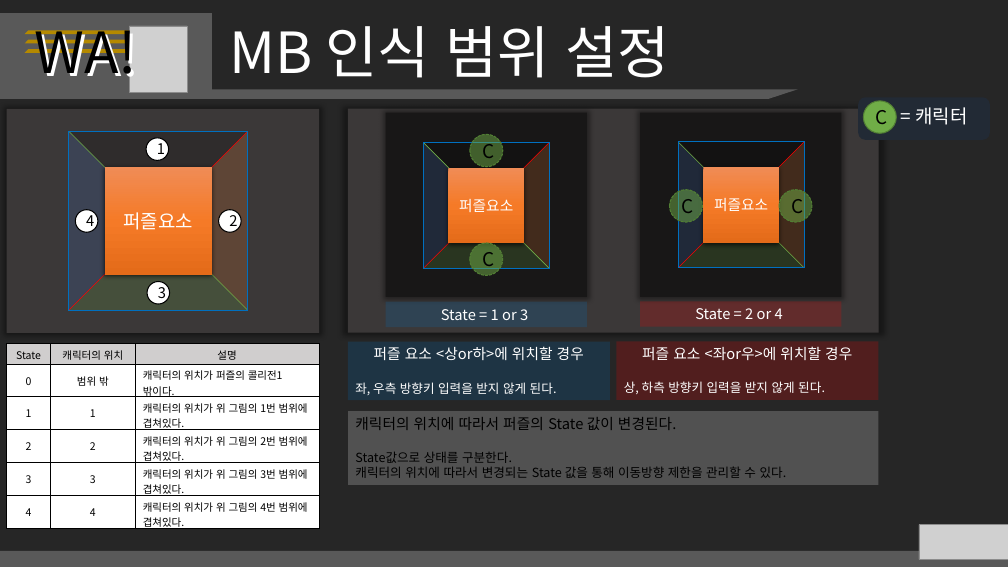
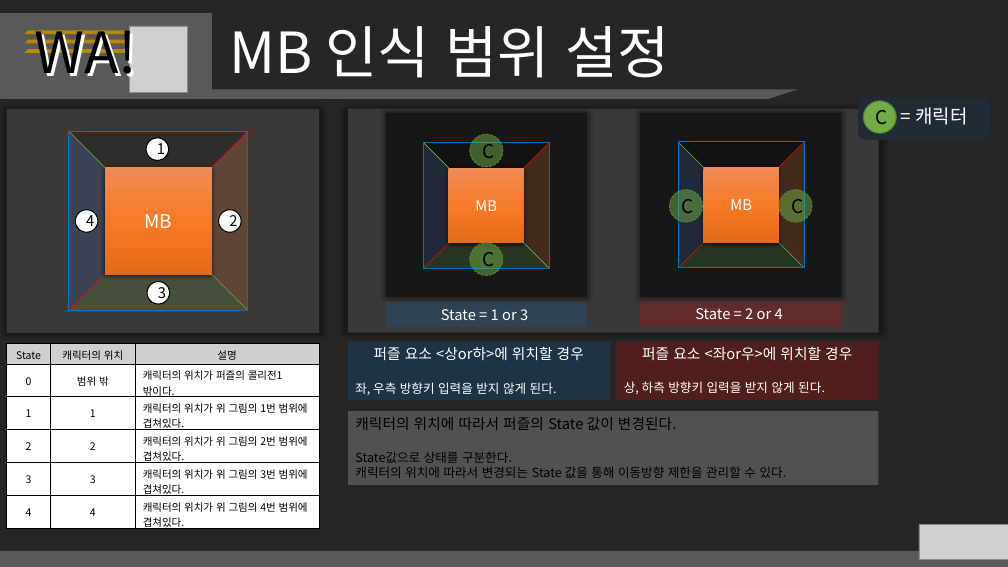
Before and after one commit to taeseongeom/WA, a slide deck: slide 9 of 기획서/WA!/System/WA!_System_Puzzle.pptx. Drawn at 1008x567 pixels with LibreOffice and Linux fonts; fonts in the diff are those of the drawing; grey boxes stand for pictures. Boxes give left, top, right and bottom in pixels: in the first picture for what was removed or moved away, otherwise in the second. Text is boxed around its words. In the diff, an @@ line names an element or a change of style, - is before the commit and + after.

```diff
--- a/기획서/WA!/System/WA!_System_Puzzle.pptx
+++ b/기획서/WA!/System/WA!_System_Puzzle.pptx
@@ text in rectangle at box(475, 200, 497, 211): text changed @@
-퍼즐요소
+MB
@@ text in rectangle at box(730, 199, 752, 210): text changed @@
-퍼즐요소
+MB
@@ text in rectangle at box(144, 214, 172, 228): text changed @@
-퍼즐요소
+MB
```
Also in this commit, not shown: 6 other slides changed, 2 slides added, 1 other file.
